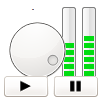
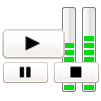
Comparing the layer stacks of the two 101x101 images. Changes:
added layer "Layer" above "Pasted Layer #3" over [2, 29, 65, 59]
painted on "Pasted Layer #3" over [3, 9, 99, 97]
hid "Pasted Layer", painted on it over [4, 9, 66, 79]
